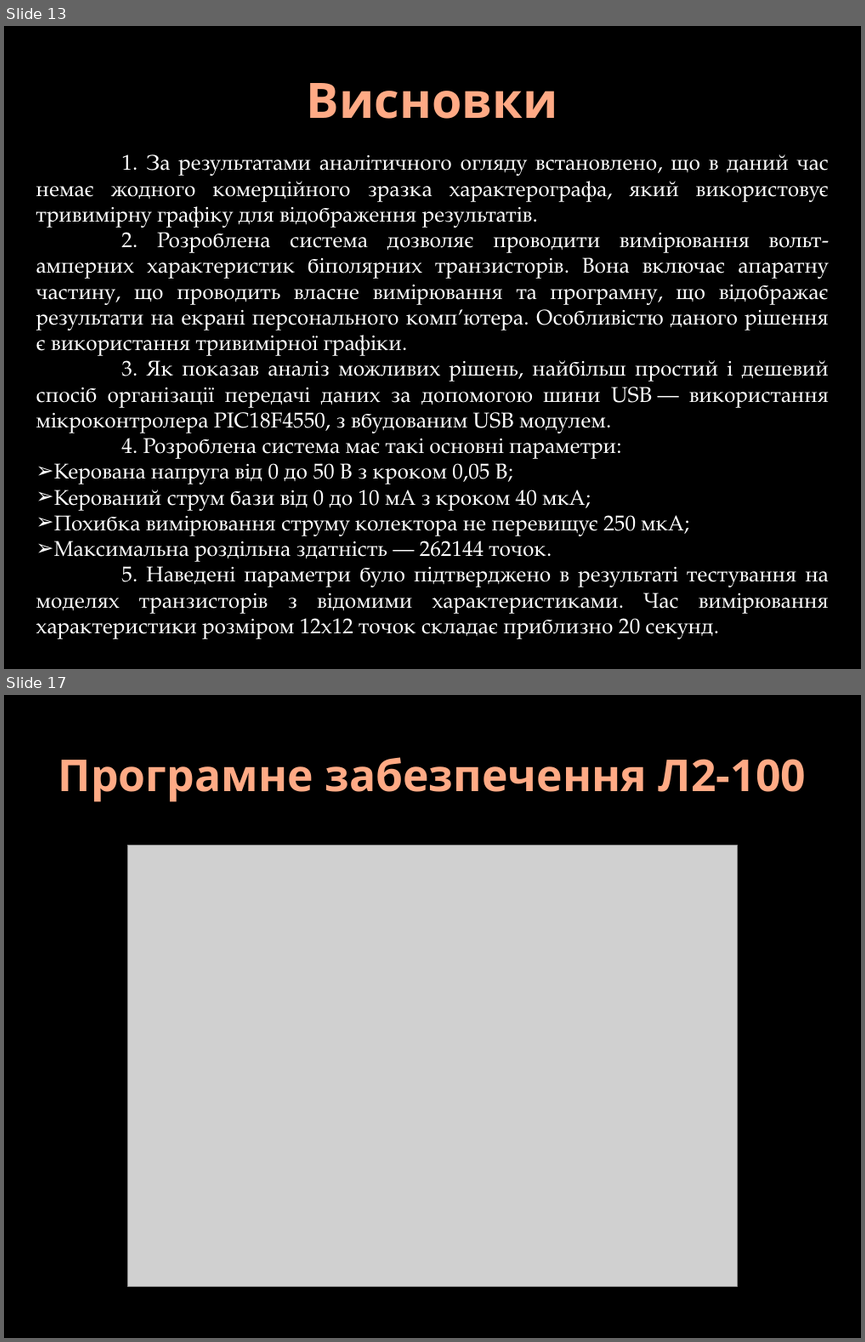
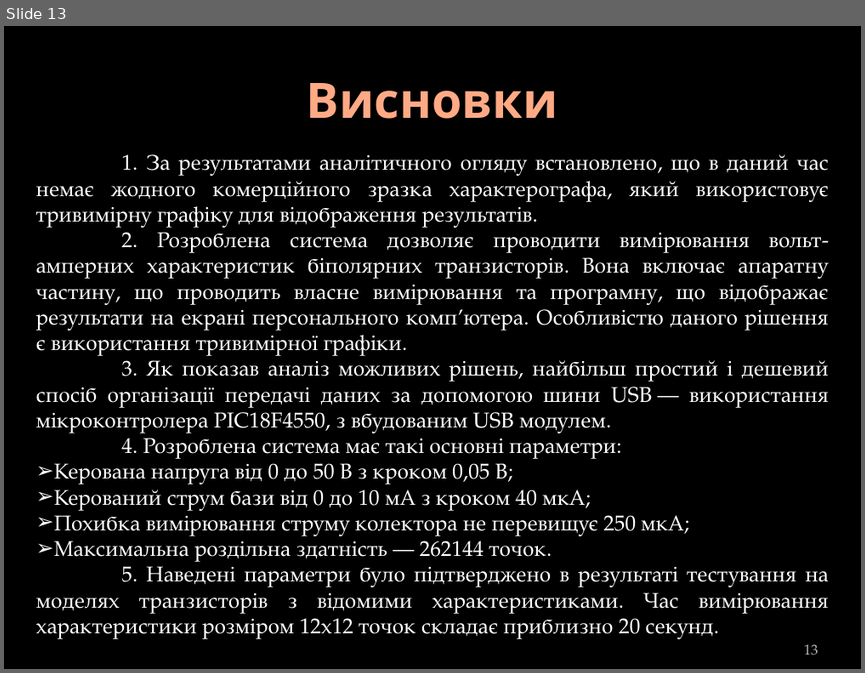
Before and after one commit to DoctorScrept/Temp, a slide deck: Report/DiplomReport.pptx. Shown one above the other, each under a label of ours: slides 13 and 17 before the commit, slide 13 after it; the slides between them are not shown. The pictures are 865x1342 and 865x673 pixels, drawn with LibreOffice and Linux fonts; fonts in the diff are those of the drawing; grey boxes stand for pictures; background and template pictures are left out. Boxes give left, top, right and bottom in pixels: in the first picture for what was removed or moved away, otherwise in the second. Text is boxed around its words. In the diff, an @@ line names an element or a change of style, - is before the commit and + after.

```diff
--- a/Report/DiplomReport.pptx
+++ b/Report/DiplomReport.pptx
@@ slide 17 removed at bbox=[4, 695, 861, 1338], background picture (left out) @@
@@ title removed at bbox=[58, 757, 806, 802] @@
-Програмне забезпечення Л2-100
@@ picture removed at bbox=[128, 845, 738, 1287] @@
@@ slide 13 changed as well @@
@@ page number added at bbox=[804, 644, 818, 655], 12 pt, text #BDBDBD @@
+13
```
Also in this commit, not shown: 12 other slides changed, 7 other slides removed, 5 other files.
